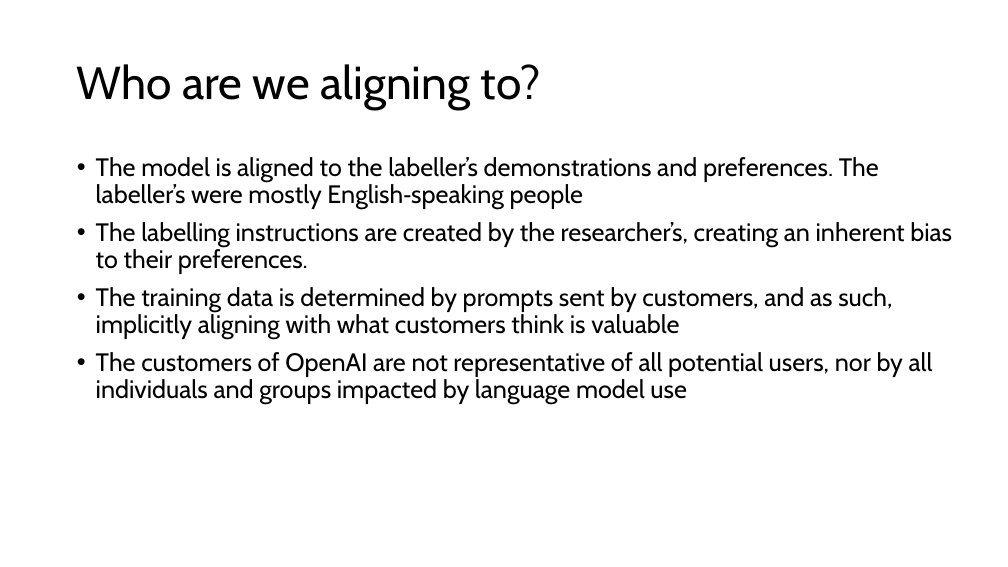
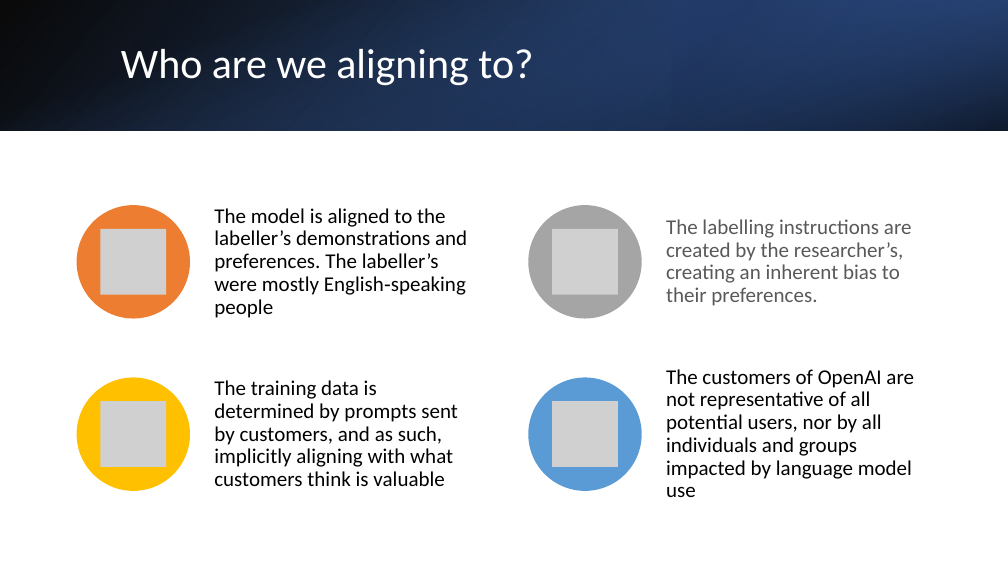
Before and after one commit to logus2k/genai_paper, a slide deck: slide 23 of final/final_version.pptx. Drawn at 1008x567 pixels with LibreOffice and Linux fonts; fonts in the diff are those of the drawing; grey boxes stand for pictures. Boxes give left, top, right and bottom in pixels: in the first picture for what was removed or moved away, otherwise in the second. Text is boxed around its words. In the diff, an @@ line names an element or a change of style, - is before the commit and + after.

Commit message:
Insert a template and update the presentation styles [R. Kayseller]

```diff
--- a/final/final_version.pptx
+++ b/final/final_version.pptx
@@ rectangle added at <box>0,0,1008,130</box>, fill gradient #000000 to #2F5597 @@
@@ rectangle added at <box>0,0,1008,130</box>, fill gradient #4472C4 to #000000 @@
@@ title "Who are we aligning to?": place and size @@
-title "Who are we aligning to?" at <box>77,64,541,110</box>
+title "Who are we aligning to?" at <box>121,49,533,86</box>
@@ title "Who are we aligning to?" at <box>121,49,533,86</box>: size 44 to 40 pt, font Cabin to Calibri, text colour #000000 to #FFFFFF @@
@@ rectangle added at <box>672,0,1008,130</box>, fill gradient #203864 to #4472C4 @@
@@ text removed at <box>96,157,952,404</box> @@
-• The model is aligned to the labeller’s demonstrations and preferences. The labeller’s were mostly English‐speaking people
-• The labelling instructions are created by the researcher’s, creating an inherent bias to their preferences.
-• The training data is determined by prompts sent by customers, and as such, implicitly aligning with what customers think is valuable
-• The customers of OpenAI are not representative of all potential users, nor by all individuals and groups impacted by language model use
@@ group added at <box>76,205,914,497</box>: 4 ellipses, 4 pictures, 4 texts @@
+The model is aligned to the labeller’s demonstrations and preferences. The labeller’s were mostly English‐speaking people
+The labelling instructions are created by the researcher’s, creating an inherent bias to their preferences.
+The training data is determined by prompts sent by customers, and as such, implicitly aligning with what customers think is valuable
+The customers of OpenAI are not representative of all potential users, nor by all individuals and groups impacted by language model use
```
Also in this commit, not shown: 26 other slides changed, 1 other file.
